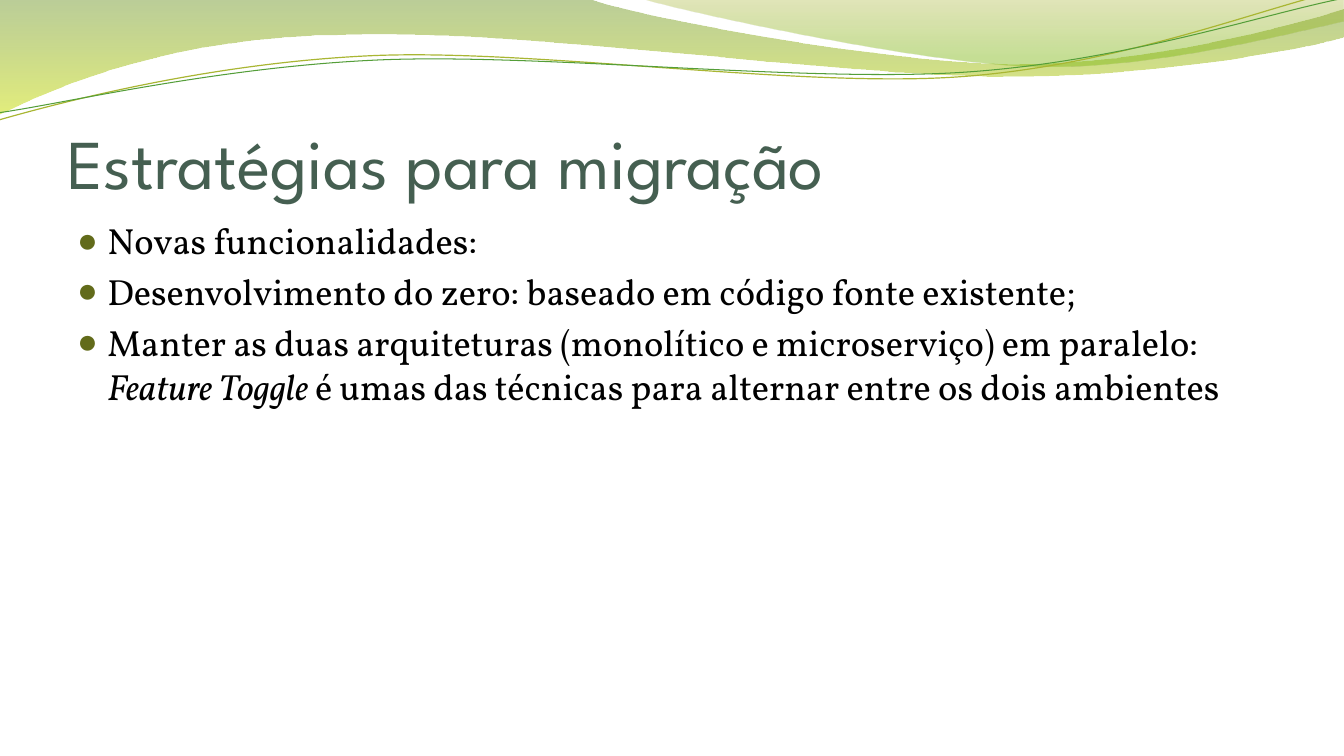
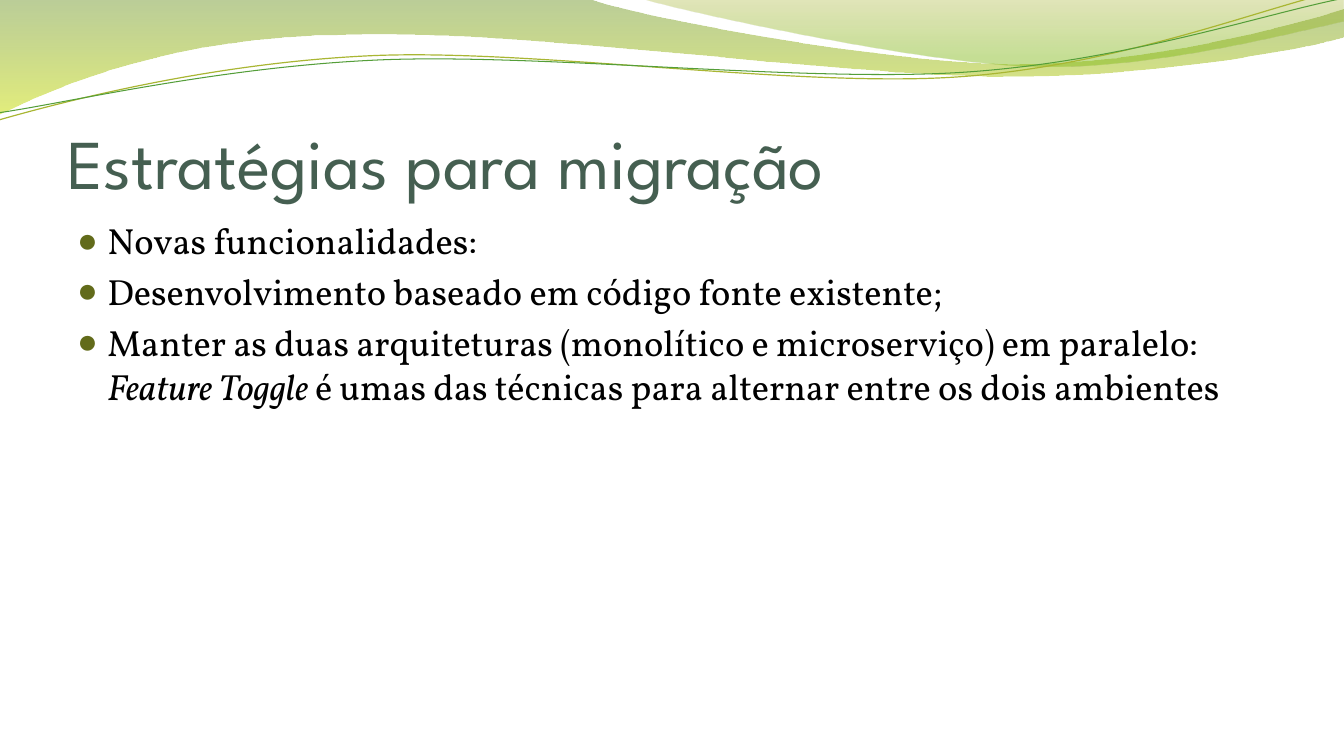
Before and after one commit to guilhermevillaca/mestrado, a slide deck: slide 8 of apresentação/Migração de Múltiplos Sistemas Monolíticos para Microserviços.pptx (slide 7 before the commit). Drawn at 1344x756 pixels with LibreOffice and Linux fonts; fonts in the diff are those of the drawing; background and template pictures are left out. Boxes give left, top, right and bottom in pixels: in the first picture for what was removed or moved away, otherwise in the second. Text is boxed around its words. In the diff, an @@ line names an element or a change of style, - is before the commit and + after.

```diff
--- a/apresentação/Migração de Múltiplos Sistemas Monolíticos para Microserviços.pptx
+++ b/apresentação/Migração de Múltiplos Sistemas Monolíticos para Microserviços.pptx
@@ text at (107, 278, 942, 314): text changed @@
-● Desenvolvimento do zero: baseado em código fonte existente;
+● Desenvolvimento baseado em código fonte existente;
```
Also in this commit, not shown: 9 other slides changed, 2 slides added, 2 other files.
